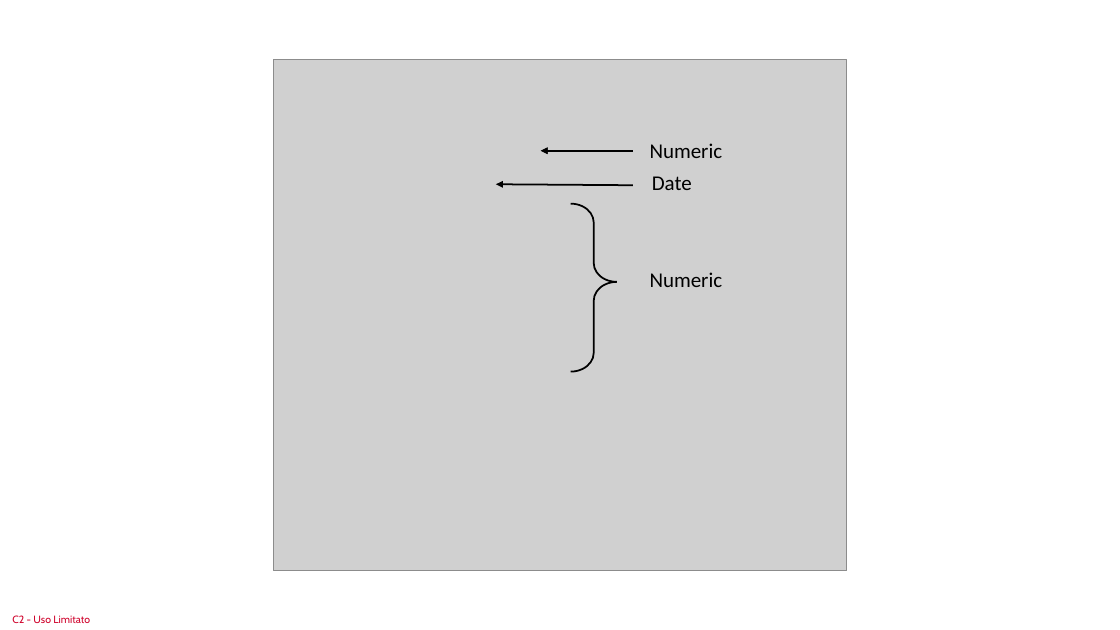
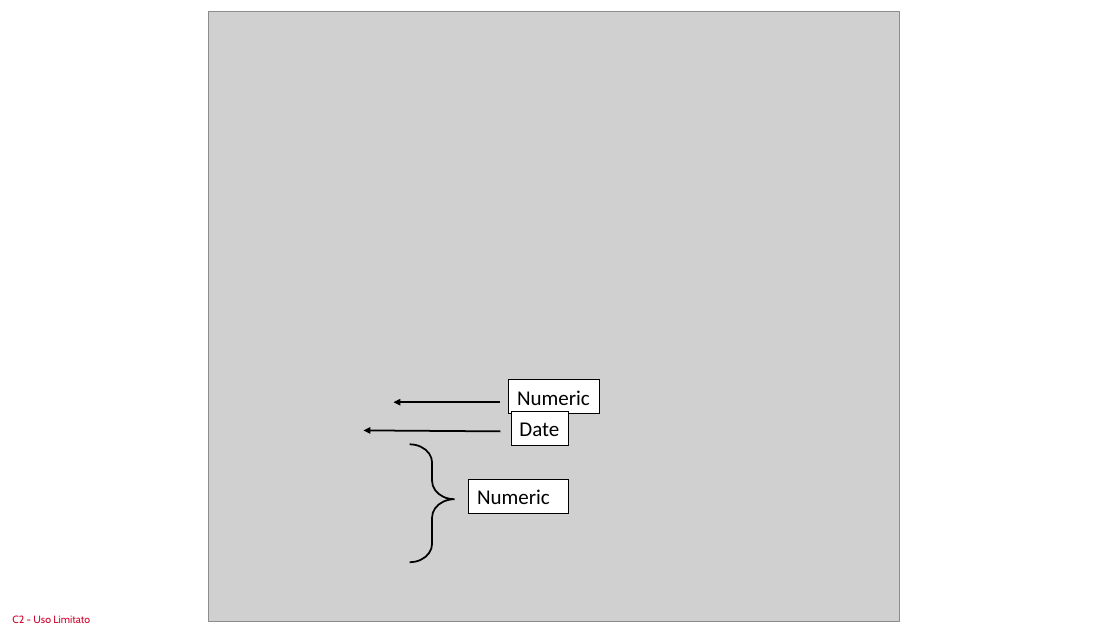
Before and after one commit to sastutorials/sastutorials.github.io, a slide deck: slide 2 of screenshots/imgs.pptx. Drawn at 1120x630 pixels with LibreOffice and Linux fonts; fonts in the diff are those of the drawing; grey boxes stand for pictures. Boxes give left, top, right and bottom in pixels: in the first picture for what was removed or moved away, otherwise in the second. Text is boxed around its words. In the diff, an @@ line names an element or a change of style, - is before the commit and + after.

```diff
--- a/screenshots/imgs.pptx
+++ b/screenshots/imgs.pptx
@@ picture: place and size @@
-picture at [273,59,847,571]
+picture at [208,12,900,622]
@@ arrow removed from (633, 150) to (541, 150) @@
@@ arrow moved from (631, 150) - (541, 150) to (501, 402) - (393, 402) @@
@@ fill none to #FFFFFF; outline none to #000000 1 pt in 3 elements at [469,480,569,513], [509,380,600,413], [512,412,569,445] @@
@@ 2 rectangles, 1 arrow: place and size @@
-2 rectangles, 1 arrow at [496,143,723,190]
+2 rectangles, 1 arrow at [364,380,600,445]
@@ right brace: place and size @@
-right brace at [571,203,617,371]
+right brace at [410,444,455,562]
@@ rectangle "Numeric": place and size @@
-rectangle "Numeric" at [650,272,723,287]
+rectangle "Numeric" at [469,480,569,513]
```
Also in this commit, not shown: 5 other files.
